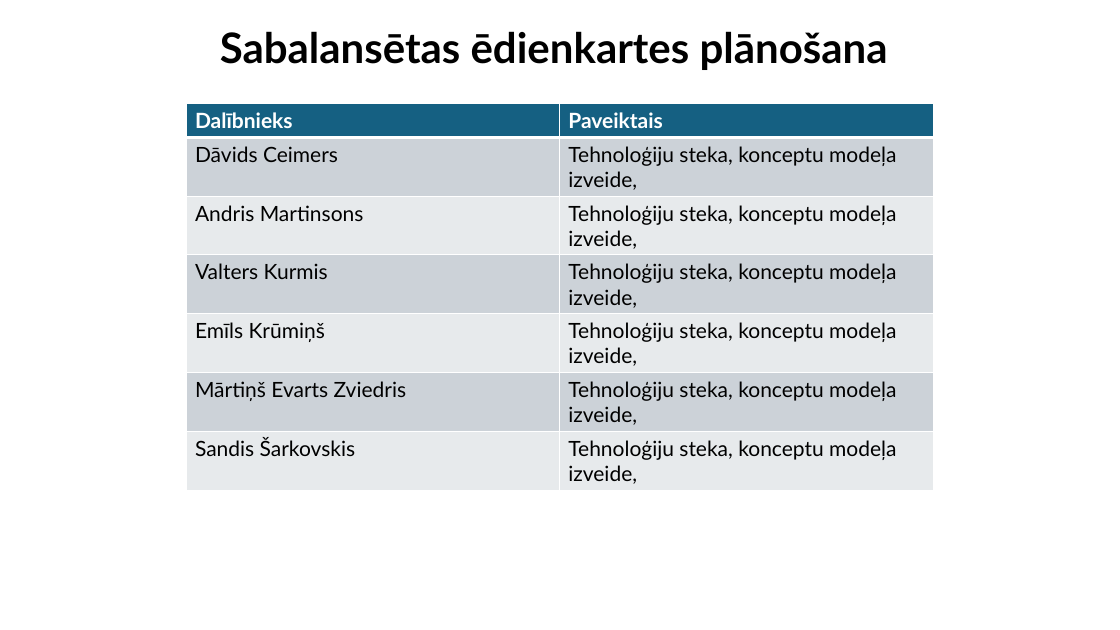
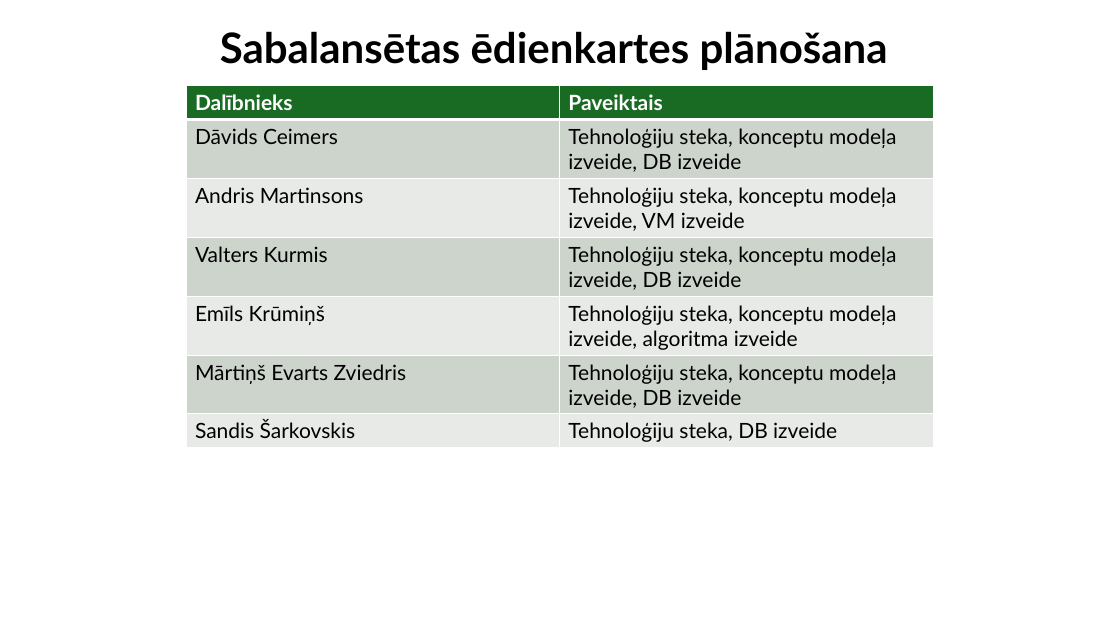
Before and after one commit to valters221rdb215/edienkarte, a slide deck: slide 1 of Sabalansētas ēdienkartes plānošana.pptx. Drawn at 1120x630 pixels with LibreOffice and Linux fonts; fonts in the diff are those of the drawing. Boxes give left, top, right and bottom in pixels: in the first picture for what was removed or moved away, otherwise in the second. Text is boxed around its words. In the diff, an @@ line names an element or a change of style, - is before the commit and + after.

```diff
--- a/Sabalansētas ēdienkartes plānošana.pptx
+++ b/Sabalansētas ēdienkartes plānošana.pptx
@@ table at <box>187,86,933,448</box> @@
-row 2, column 2: Tehnoloģiju steka, konceptu modeļa izveide,
+row 2, column 2: Tehnoloģiju steka, konceptu modeļa izveide, DB izveide
-row 3, column 2: Tehnoloģiju steka, konceptu modeļa izveide,
+row 3, column 2: Tehnoloģiju steka, konceptu modeļa izveide, VM izveide
-row 4, column 2: Tehnoloģiju steka, konceptu modeļa izveide,
+row 4, column 2: Tehnoloģiju steka, konceptu modeļa izveide, DB izveide
-row 5, column 2: Tehnoloģiju steka, konceptu modeļa izveide,
+row 5, column 2: Tehnoloģiju steka, konceptu modeļa izveide, algoritma izveide
-row 6, column 2: Tehnoloģiju steka, konceptu modeļa izveide,
+row 6, column 2: Tehnoloģiju steka, konceptu modeļa izveide, DB izveide
-row 7, column 2: Tehnoloģiju steka, konceptu modeļa izveide,
+row 7, column 2: Tehnoloģiju steka, DB izveide
@@ fill #156082 to #196B24 in row 1 @@
@@ fill #CCD2D8 to #CCD4CD in 6 cells @@
@@ fill #E8EAED to #E8EBE8 in 6 cells @@
@@ table: place and size @@
-table at <box>187,103,933,491</box>
+table at <box>187,86,933,448</box>
```
Also in this commit, not shown: 3 slides added.
